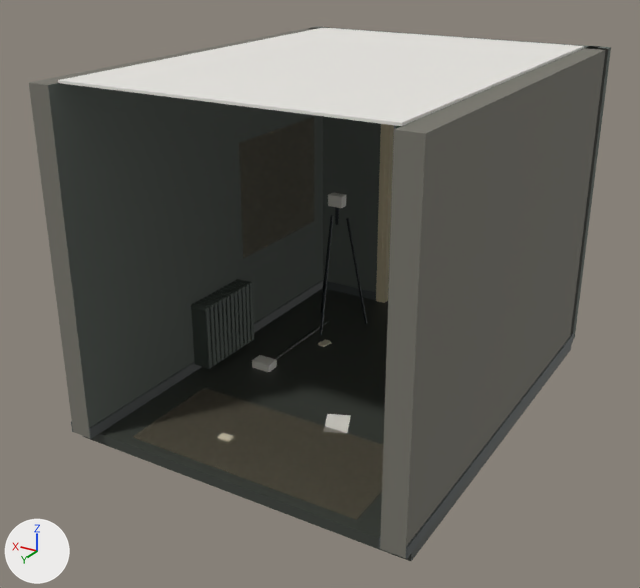
Two versions of the glTF model assets/exports/wardzero/env/ENV_W0_Threshold.glb, one commit apart.
Rendered twice from a camera (50 mm lens) standing at (-3.65, 14.58, 4.15) and looking at (0.14, 8.26, 0.99). Arrows for +X, +Y and +Z are at lower left; the lights stay in place. The first picture is the older version. Objects named as collision shapes, trigger or cutter boxes, shadow casters or lower levels of detail are left out. Where no turn or scale is listed for an object, it has been applied to the vertices. Vertices at exactly the same position are counted once.

Names of what the first picture shows: 'DOOR_Service_Historic_1200_Frame', 'ENV_W0_Threshold_Architecture', 'ENV_W0_Threshold_Ceiling', 'ENV_W0_Threshold_Decay', 'ENV_W0_Threshold_Posts', 'PROP_Radiator_Cast_Iron_Mesh', 'PROP_Sensor_Tripod_Modern_Mesh' and 2 more.
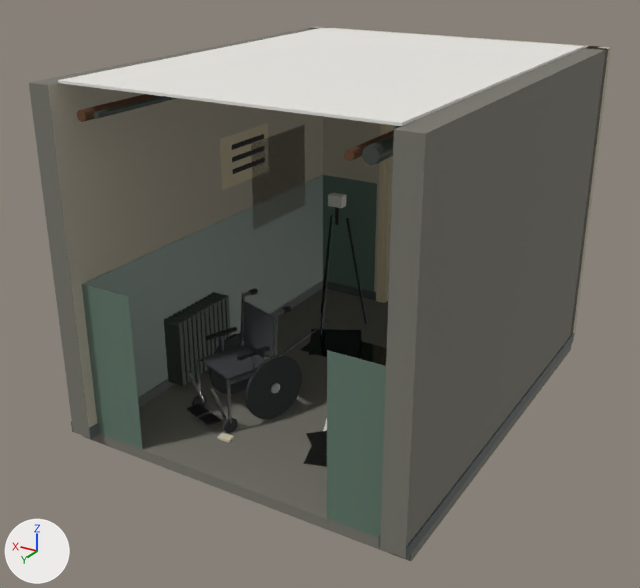
Boxes [x1, y1, x2, y2] around the edits, measured in the pictures (640 x 588 px):
'ENV_W0_Threshold_Dado', added: after [82, 175, 386, 538]
'PROP_Wheelchair_Mesh', added: after [187, 289, 302, 433]
    faces in mat_m_rubber_dark (dark grey #2b2e30): [192, 333, 302, 433]
    faces in mat_m_upholstery_charcoal (dark grey #3a3d40): [201, 302, 274, 381]
    faces in mat_m_steel_brushed (grey #a7aaad): [188, 291, 284, 423]
    faces in mat_m_plastic_black (black #141516): [187, 289, 291, 426]
'PROP_Radiator_Cast_Iron_Mesh', moved: before [191, 279, 254, 369]; after [164, 292, 231, 386]
'ENV_W0_Threshold_Water', added (black): after [300, 329, 387, 467]
'W0T_DirectionBoard', added: after [220, 123, 269, 190]
    faces in mat_m_paint_historic_cream (beige #cfc3a3): [220, 123, 269, 190]
    faces in mat_m_stencil_black (black #1c1d1c): [232, 134, 265, 174]
'ENV_W0_Threshold_Pipes', added: after [77, 94, 394, 165]
    faces in mat_m_iron_cast_painted (dark grey #4e5650): [94, 96, 394, 165]
    faces in mat_m_metal_rust (brown #6b4a32): [77, 94, 394, 161]
part 1 of me_env_w0_threshold_architecture, recoloured: [89, 288, 461, 561] in both
part 2 of me_env_w0_threshold_architecture, recoloured: [48, 27, 598, 428] in both
part 3 of me_env_w0_threshold_decay, added: after [251, 125, 305, 230]
part 4 of me_env_w0_threshold_decay, deleted: before [239, 117, 314, 259]
part 5 of me_env_w0_threshold_decay, deleted: before [133, 388, 383, 520]

What changed in the scene script:
```text
Add mat_m_cinderblock_dirtywhite:
    mat_m_cinderblock_dirtywhite = principled_material('M_Cinderblock_DirtyWhite')
    mat_m_cinderblock_dirtywhite.base_color = (0.462, 0.423, 0.332)  # grey #b5ae9c
    mat_m_cinderblock_dirtywhite.roughness = 0.9
Change me_env_w0_threshold_architecture:
    where me_env_w0_threshold_architecture.from_pydata(...)  # 90 vertices, 168 faces; spans x -1.61..1.61, y 5.89..10.0, z -0.1..3.0
    me_env_w0_threshold_architecture part 1: 12 faces spanning x -1.6..1.6, y 6.0..9.9, z -0.1..0.0 switch from mat_m_tile_floor_checker_dark (dark grey #3e423c) to mat_m_concrete_stained (grey #77756c)
    me_env_w0_threshold_architecture part 2: 40 faces spanning x -1.5..1.5, y 5.9..10.0, z 0.0..3.0 switch from mat_m_paint_w0_greygreen (dark grey #5f6660) to mat_m_cinderblock_dirtywhite (grey #b5ae9c)
Change me_env_w0_threshold_decay:
    remove me_env_w0_threshold_decay.from_pydata(...)  # 24 vertices, 36 faces; spans x -1.39..1.39, y 6.3..9.8, z 0.0..2.25
    add me_env_w0_threshold_decay.from_pydata(...)  # 16 vertices, 24 faces; spans x -1.39..1.39, y 6.5..9.45, z 1.15..2.4
    me_env_w0_threshold_decay part 3: a new loose piece, a box spanning x 1.391..1.395, y 6.5..7.5, z 1.15..2.05, in mat_m_stain_damp (brown #5e5848)
    me_env_w0_threshold_decay part 4: the loose piece of 8 vertices spanning x 1.39, y 6.3..7.7, z 0.9..2.1 is deleted
    me_env_w0_threshold_decay part 5: the loose piece of 8 vertices spanning x -1.1..1.1, y 8.8..9.8, z 0.0 is deleted
    other edits to the shape of me_env_w0_threshold_decay do not show in these pictures
Change ob_prop_radiator_cast_iron_mesh:
    ob_prop_radiator_cast_iron_mesh.location: (1.29, 8.2, 0.0) -> (1.29, 8.6, 0.0)
Add ob_prop_wheelchair_mesh:
    ob_prop_wheelchair_mesh = bpy.data.objects.new('PROP_Wheelchair_Mesh', me_prop_wheelchair_mesh)  # 1768 vertices, 3432 faces; spans x -0.429..0.382, y -0.498..0.535, z 0.0..1.01; in mat_m_rubber_dark (dark grey #2b2e30), mat_m_steel_brushed (grey #a7aaad), mat_m_plastic_black (black #141516), mat_m_upholstery_charcoal (dark grey #3a3d40)
    ob_prop_wheelchair_mesh.location = (0.55, 8.9, 0.0)
Add ob_w0t_directionboard:
    ob_w0t_directionboard = bpy.data.objects.new('W0T_DirectionBoard', me_w0t_directionboard)  # a box spanning x 1.391..1.395, y 7.2..8.0, z 1.7..2.2, material slot 0; a box spanning x 1.389..1.393, y 7.275..7.825, z 2.055..2.105, material slot 1; a box spanning x 1.389..1.393, y 7.275..7.825, z 1.935..1.985, material slot 1; a box spanning x 1.389..1.393, y 7.275..7.825, z 1.815..1.865, material slot 1; in mat_m_paint_historic_cream (beige #cfc3a3), mat_m_stencil_black (black #1c1d1c)
    ob_w0t_directionboard.location = (0.0, 0.0, 0.0)
Add ob_env_w0_threshold_water:
    ob_env_w0_threshold_water = bpy.data.objects.new('ENV_W0_Threshold_Water', me_env_w0_threshold_water)  # 32 vertices, 48 faces; spans x -0.95..0.91, y 6.91..9.38, z 0.0; in mat_m_water_puddle (black #121516)
    ob_env_w0_threshold_water.location = (0.0, 0.0, 0.0)
Add ob_env_w0_threshold_pipes:
    ob_env_w0_threshold_pipes = bpy.data.objects.new('ENV_W0_Threshold_Pipes', me_env_w0_threshold_pipes)  # 96 vertices, 168 faces; spans x -1.28..1.28, y 6.1..9.9, z 2.74..2.89; in mat_m_iron_cast_painted (dark grey #4e5650), mat_m_metal_rust (brown #6b4a32), mat_m_steel_painted_grey (dark grey #5e6468)
    ob_env_w0_threshold_pipes.location = (0.0, 0.0, 0.0)
Add ob_env_w0_threshold_dado:
    ob_env_w0_threshold_dado = bpy.data.objects.new('ENV_W0_Threshold_Dado', me_env_w0_threshold_dado)  # 48 vertices, 72 faces; spans x -1.4..1.4, y 6.1..9.9, z 0.0..1.4; in mat_m_paint_w0_palegreen (greyish green #61786a)
    ob_env_w0_threshold_dado.location = (0.0, 0.0, 0.0)
```
